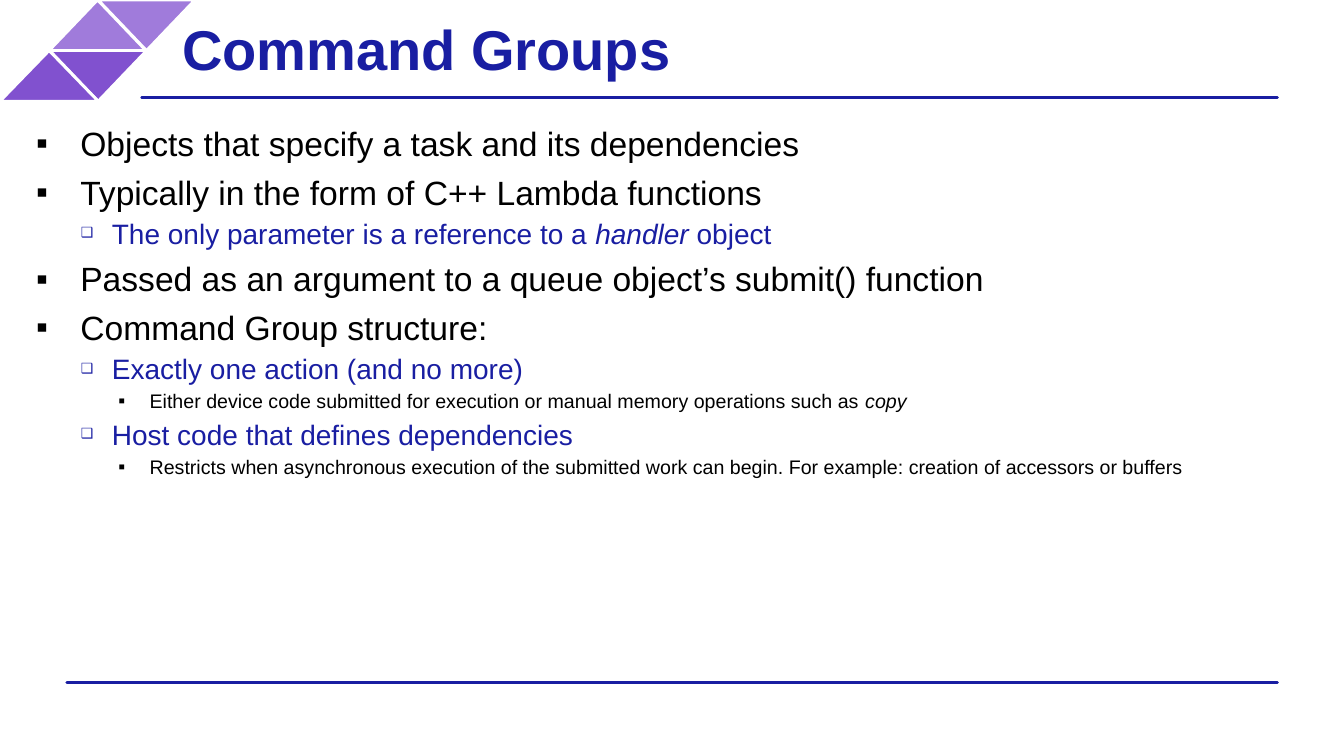
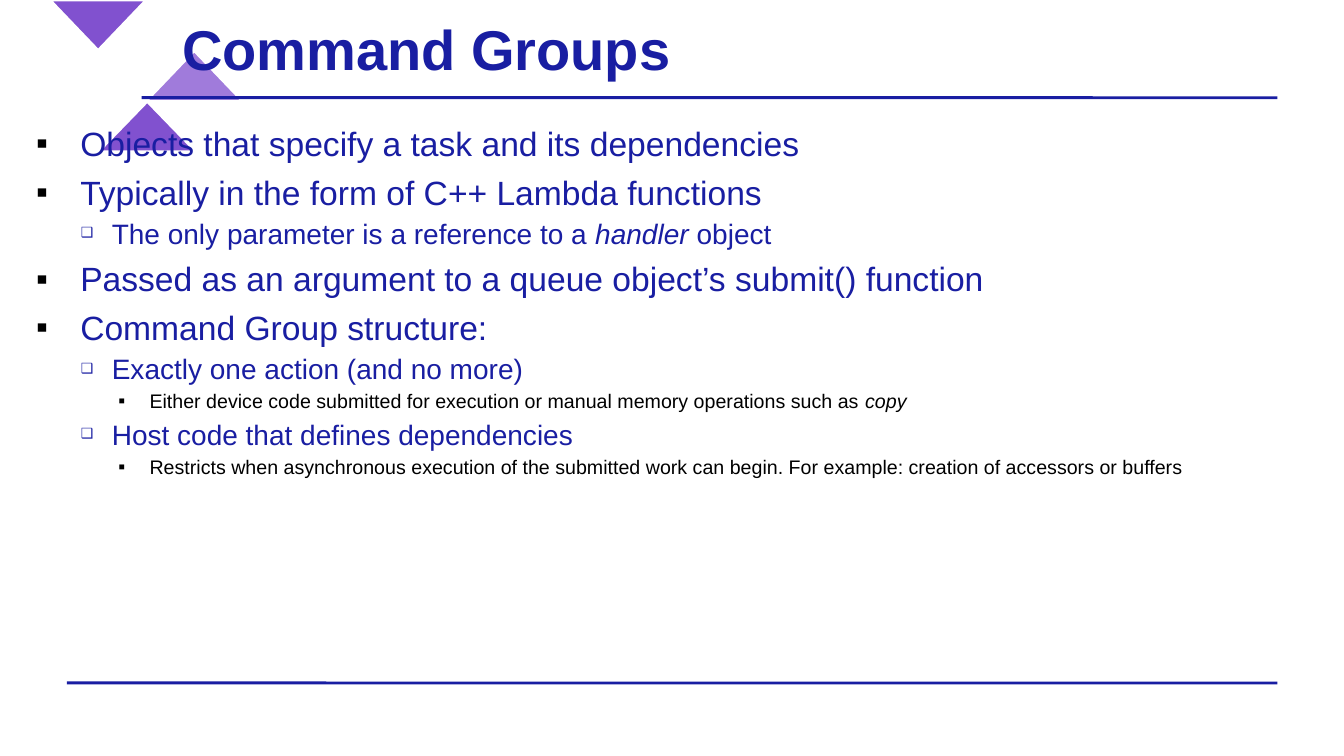
Before and after one commit to BenjaminMFindley/Reconfig-2-SYCL-DPCPP, a slide deck: slide 10 of Slides/SYCL intro.pptx (slide 8 before the commit). Drawn at 1344x756 pixels with LibreOffice and Linux fonts; fonts in the diff are those of the drawing; background and template pictures are left out. Boxes give left, top, right and bottom in pixels: in the first picture for what was removed or moved away, otherwise in the second. Text is boxed around its words. In the diff, an @@ line names an element or a change of style, - is before the commit and + after.

Commit message:
Added examples to intro slides

```diff
--- a/Slides/SYCL intro.pptx
+++ b/Slides/SYCL intro.pptx
@@ triangle moved from (x1=49, y1=50, x2=146, y2=101) to (x1=49, y1=0, x2=146, y2=50) @@
@@ triangle at (x1=49, y1=0, x2=146, y2=50): proportions changed @@
@@ triangle removed at (x1=49, y1=0, x2=146, y2=50) @@
@@ triangle at (x1=146, y1=50, x2=243, y2=101): proportions changed; rotation 0 to 180 degrees @@
@@ triangle at (x1=98, y1=101, x2=196, y2=151): proportions changed @@
@@ triangle moved from (x1=0, y1=50, x2=98, y2=101) to (x1=98, y1=101, x2=196, y2=151) @@
@@ line (142, 98) - (1277, 98): stroke #191EA2 2 pt to #191EA2 2.01 pt @@
@@ text "Objects that specify a task ..." at (x1=80, y1=129, x2=1182, y2=478): text colour #000000 to #191EA2 in "Objects that specify a task and its ...", "Typically in the form of C++ Lambda ...", "Passed as an argument to a queue ...", "Command Group structure:" @@
```
Also in this commit, not shown: 21 other slides changed, 2 slides added.
